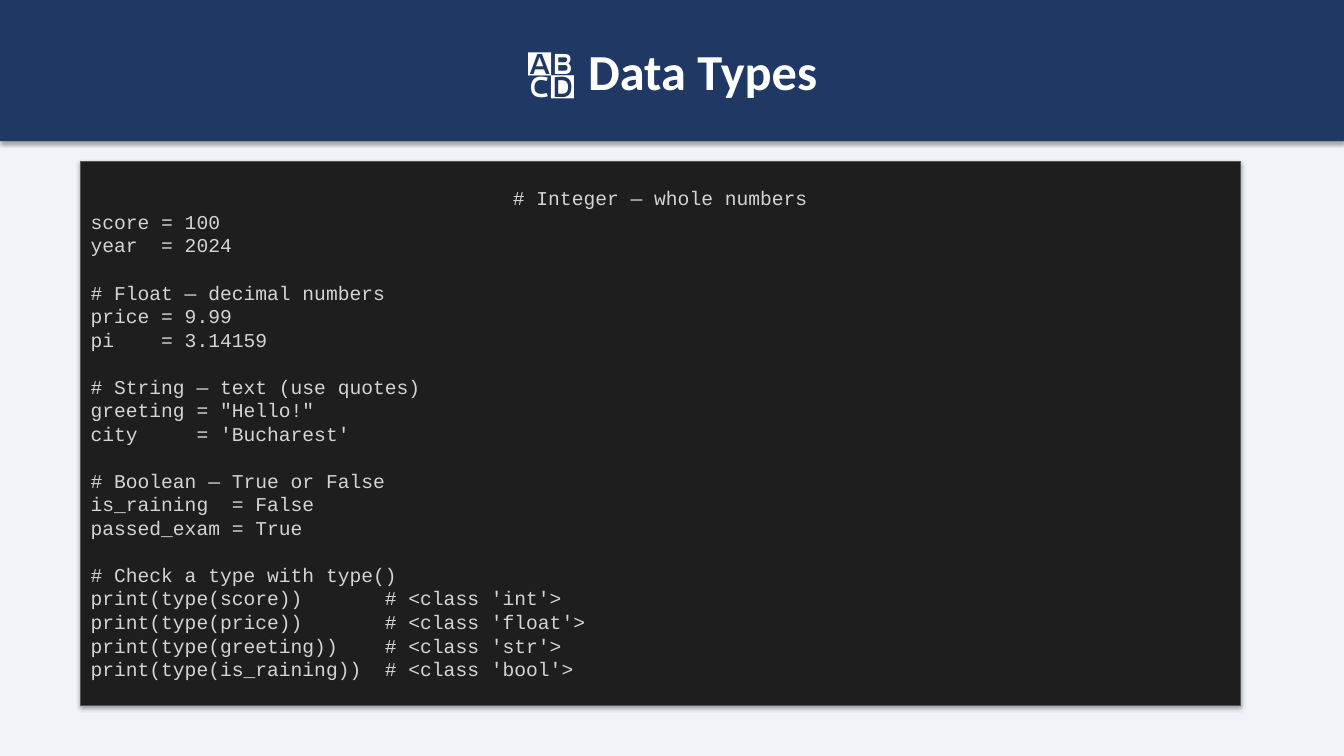
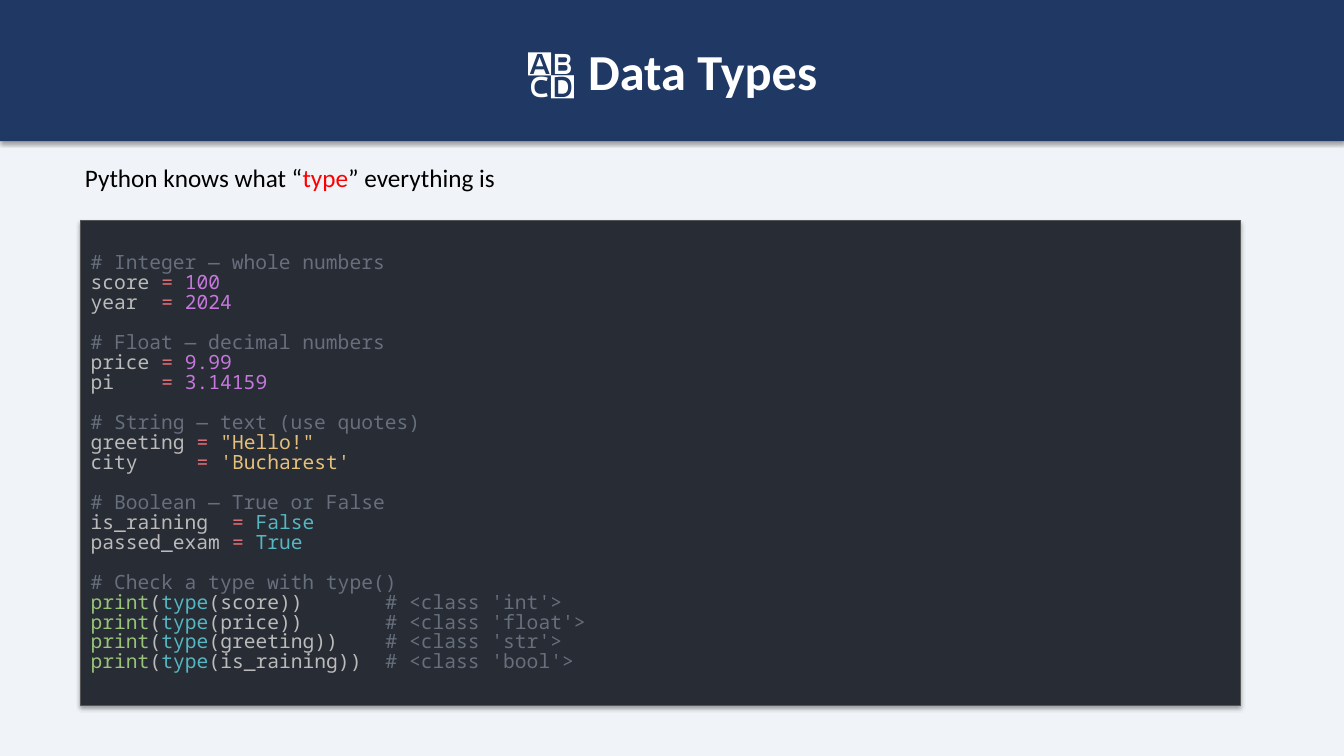
Before and after one commit to cvc-comanescu-catalin/python-course, a slide deck: slide 17 of slides/session1_intro_and_basics.pptx (slide 15 before the commit). Drawn at 1344x756 pixels with LibreOffice and Linux fonts; fonts in the diff are those of the drawing. Boxes give left, top, right and bottom in pixels: in the first picture for what was removed or moved away, otherwise in the second. Text is boxed around its words. In the diff, an @@ line names an element or a change of style, - is before the commit and + after.

```diff
--- a/slides/session1_intro_and_basics.pptx
+++ b/slides/session1_intro_and_basics.pptx
@@ text added at [85, 169, 495, 192], 18 pt, text #000000 @@
+Python knows what “type” everything is
@@ rectangle "# Integer — whole numbers": place and size @@
-rectangle "# Integer — whole numbers" at [81, 161, 1240, 706]
+rectangle "# Integer — whole numbers" at [81, 221, 1240, 706]
@@ rectangle "# Integer — whole numbers" at [81, 221, 1240, 706]: font Courier New to Noto Sans Mono; text colour #D4D4D4 to #676F7D in "# Integer — whole numbers", "# Float — decimal numbers", "# String — text (use quotes)", "# Boolean — True or False" and 5 more places; text colour #D4D4D4 to #BBBBBB in "score", "year", "price", "pi" and 8 more places; text colour #D4D4D4 to #E06C75 in "=", "=", "=", "=" and 4 more places; text colour #D4D4D4 to #C678DD in "100", "2024", "9.99", "3.14159"; text colour #D4D4D4 to #E5C07B in ""Hello!"", "'Bucharest'"; text colour #D4D4D4 to #56B6C2 in "False", "True", "print(type(score))", "print(type(price))" and 2 more places; text colour #D4D4D4 to #98C379 in "print(type(score))", "print(type(price))", "print(type(greeting))", "print(type(is_raining))"; alignment centre to left; line spacing 1 to 14.2pt; fill #1E1E1E to #282C34 @@
```
Also in this commit, not shown: 12 other slides changed, 6 slides added, 2 slides removed, 7 other files.
